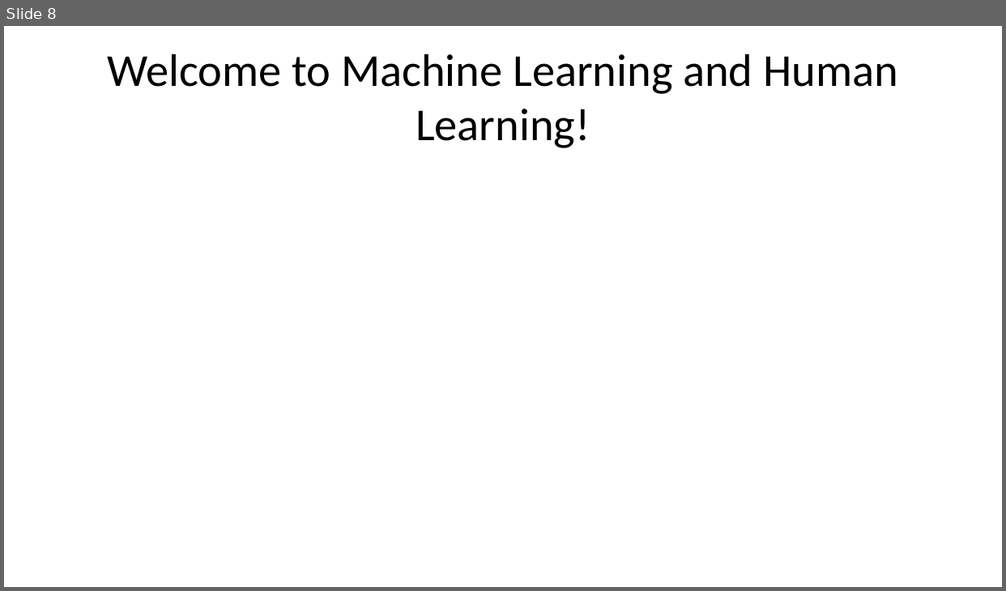
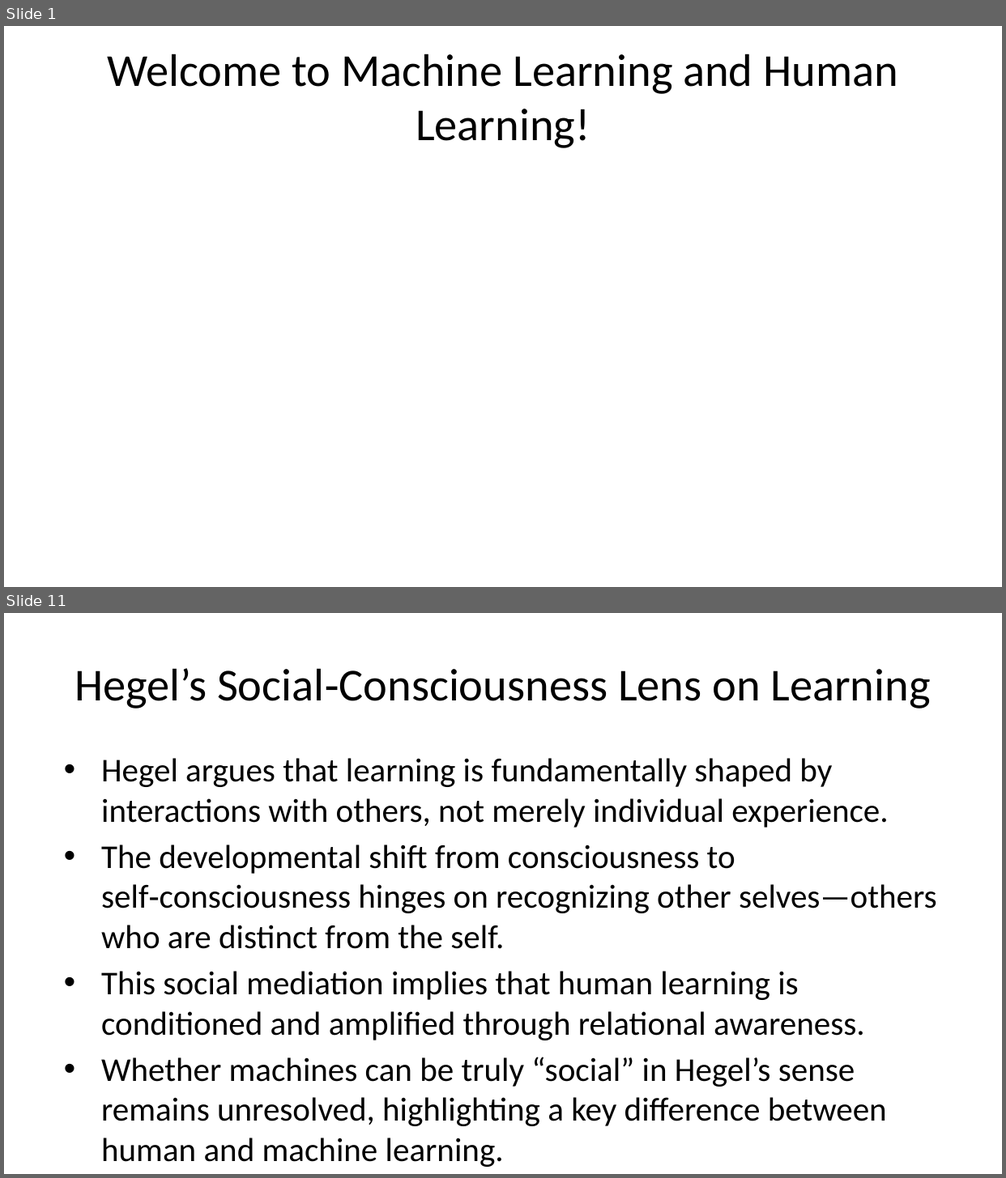
Before and after one commit to liammagee/machinespirits-content-philosophy, a slide deck: courses/479-fall-2026/479-lecture-1.pptx. Shown one above the other, each under a label of ours: slide 8 before the commit, slides 1 and 11 after it; the slides between them are not shown. The pictures are 1006x591 and 1006x1178 pixels, drawn with LibreOffice and Linux fonts; fonts in the diff are those of the drawing. Boxes give left, top, right and bottom in pixels: in the first picture for what was removed or moved away, otherwise in the second. Text is boxed around its words. In the diff, an @@ line names an element or a change of style, - is before the commit and + after.

```diff
--- a/courses/479-fall-2026/479-lecture-1.pptx
+++ b/courses/479-fall-2026/479-lecture-1.pptx
@@ slide 11 added at <box>4,613,1002,1174</box>, background #FFFFFF @@
@@ title added at <box>74,668,930,709</box>, 33 pt, text #000000 @@
+Hegel’s Social‑Consciousness Lens on Learning
@@ text added at <box>101,758,937,1127</box>, 24 pt, text #000000 @@
+• Hegel argues that learning is fundamentally shaped by interactions with others, not merely individual experience.
+• The developmental shift from consciousness to self‑consciousness hinges on recognizing other selves—others who are distinct from the self.
+• This social mediation implies that human learning is conditioned and amplified through relational awareness.
+• Whether machines can be truly “social” in Hegel’s sense remains unresolved, highlighting a key difference between human and machine learning.
@@ what was slide 8 is now slide 1 @@
```
Also in this commit, not shown: 8 slides changed, 12 other slides added, 6 slides removed, 1 other file.
